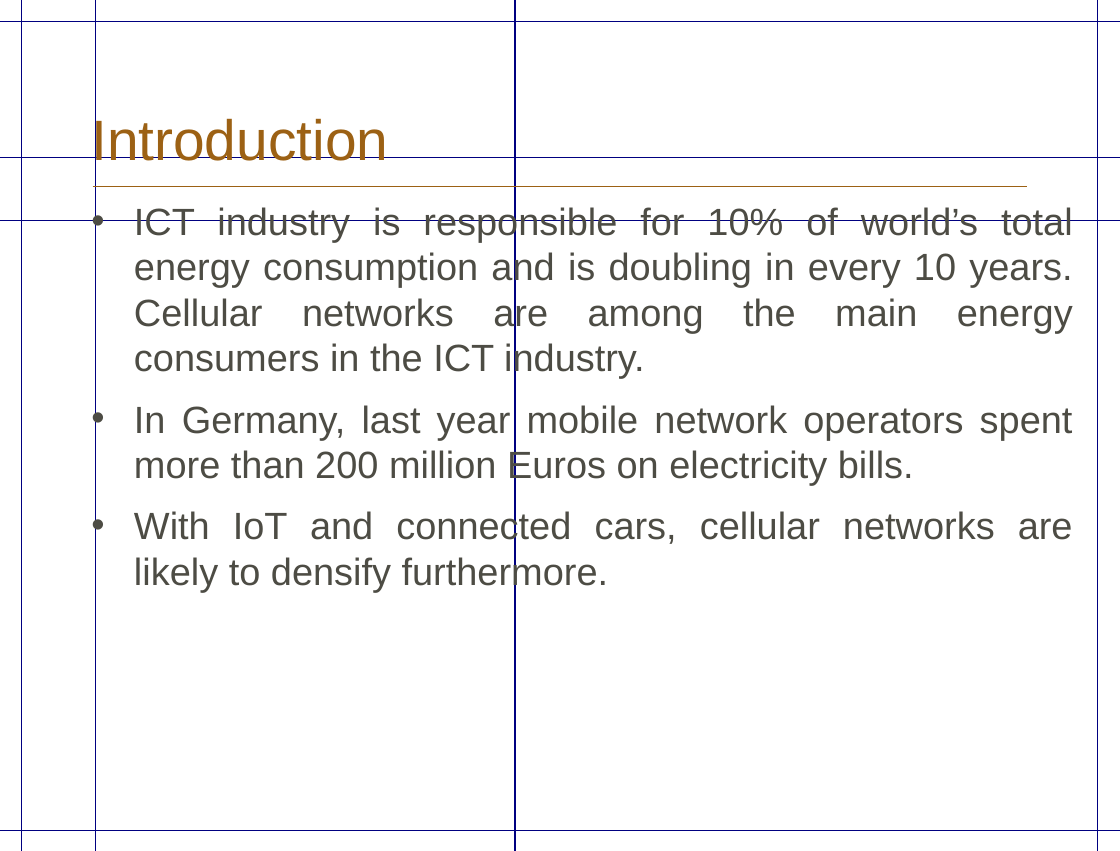
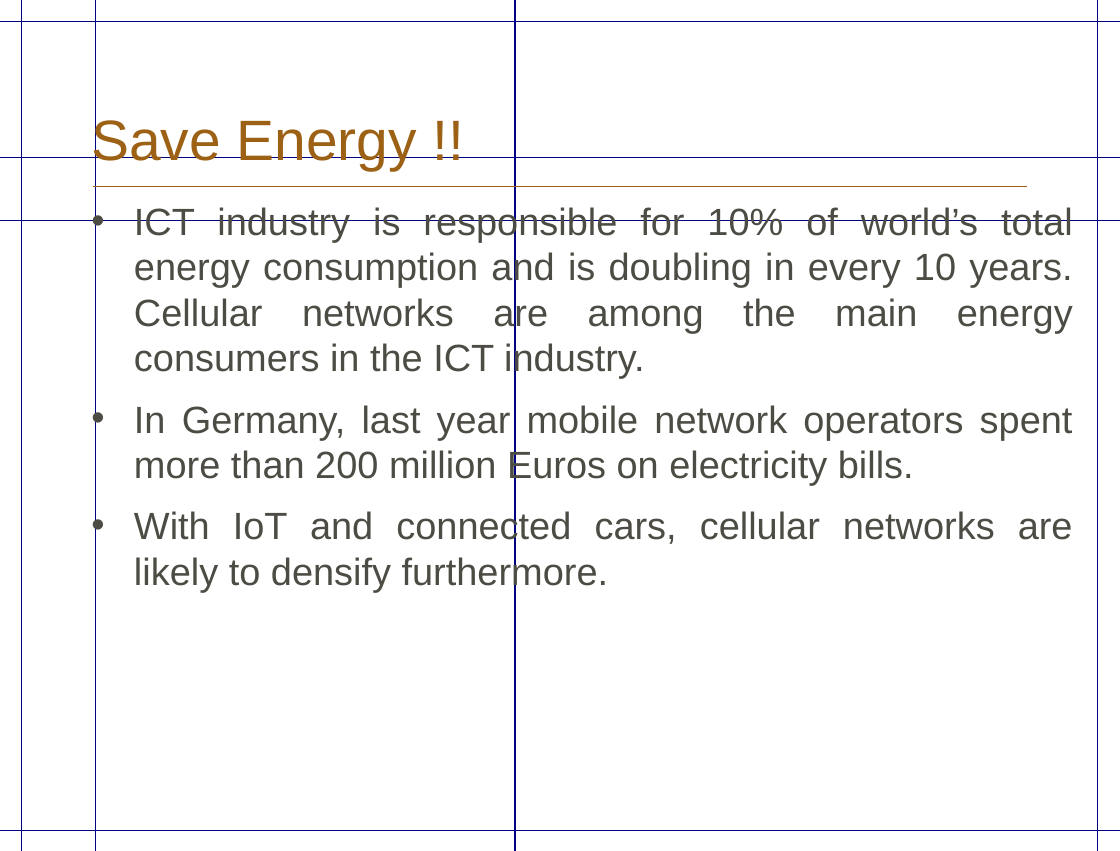
Before and after one commit to sharmakoustubh/Thesis, a slide deck: slide 4 of PresentationKoustubh_version1.pptx (slide 3 before the commit). Drawn at 1120x851 pixels with LibreOffice and Linux fonts; fonts in the diff are those of the drawing; background and template pictures are left out. Boxes give left, top, right and bottom in pixels: in the first picture for what was removed or moved away, otherwise in the second. Text is boxed around its words. In the diff, an @@ line names an element or a change of style, - is before the commit and + after.

```diff
--- a/PresentationKoustubh_version1.pptx
+++ b/PresentationKoustubh_version1.pptx
@@ title at [91,115,417,170]: text changed @@
-Introduction
+Save Energy !!
```
Also in this commit, not shown: 6 other slides changed, 1 slide added, 1 other file.
